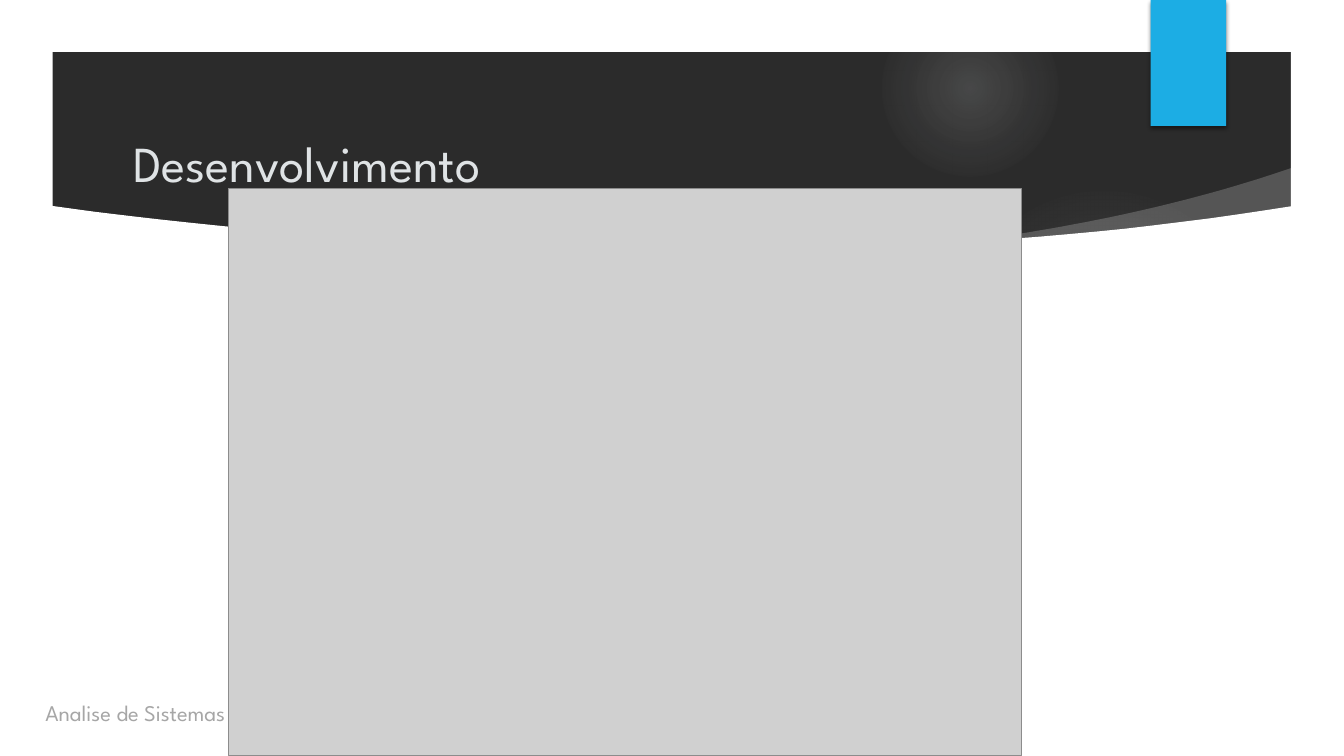
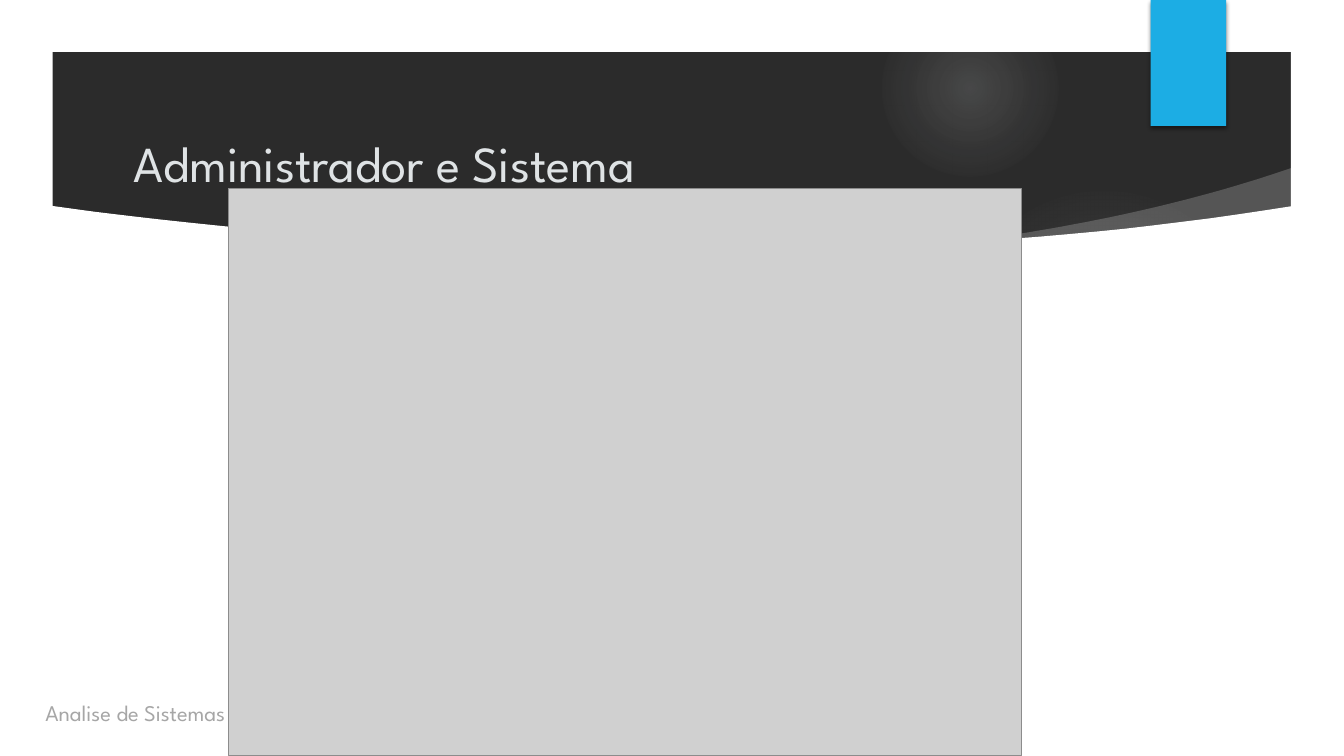
Before and after one commit to portugol/documents, a slide deck: slide 7 of Apresentacoes/Apresentacao4.pptx (slide 6 before the commit). Drawn at 1344x756 pixels with LibreOffice and Linux fonts; fonts in the diff are those of the drawing; grey boxes stand for pictures; background and template pictures are left out; a plain dark background stands for a picture behind light text. Boxes give left, top, right and bottom in pixels: in the first picture for what was removed or moved away, otherwise in the second. Text is boxed around its words. In the diff, an @@ line names an element or a change of style, - is before the commit and + after.

```diff
--- a/Apresentacoes/Apresentacao4.pptx
+++ b/Apresentacoes/Apresentacao4.pptx
@@ title at <box>133,147,635,197</box>: text changed @@
-Desenvolvimento
+Administrador e Sistema
```
Also in this commit, not shown: 3 other slides changed, 1 slide added, 2 other files.
